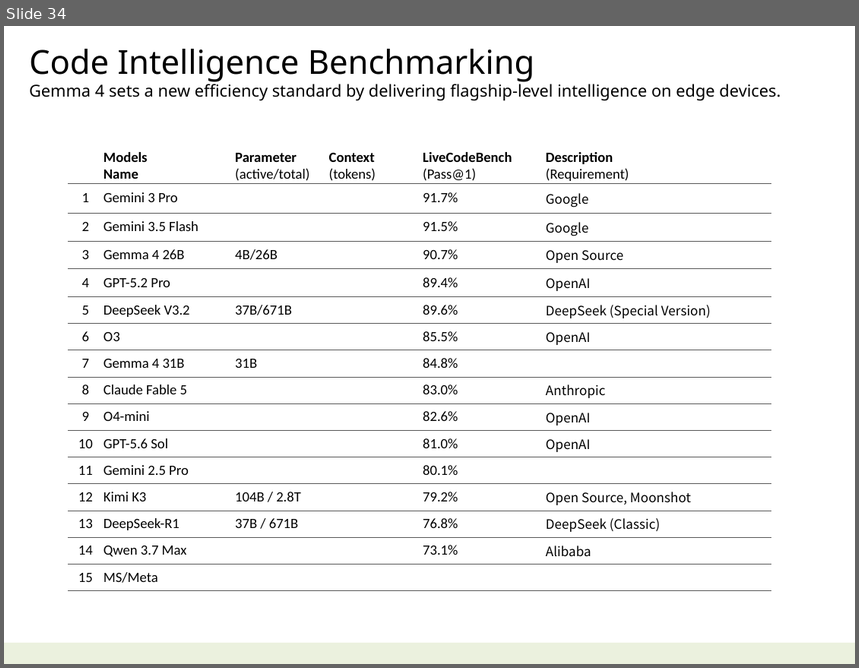
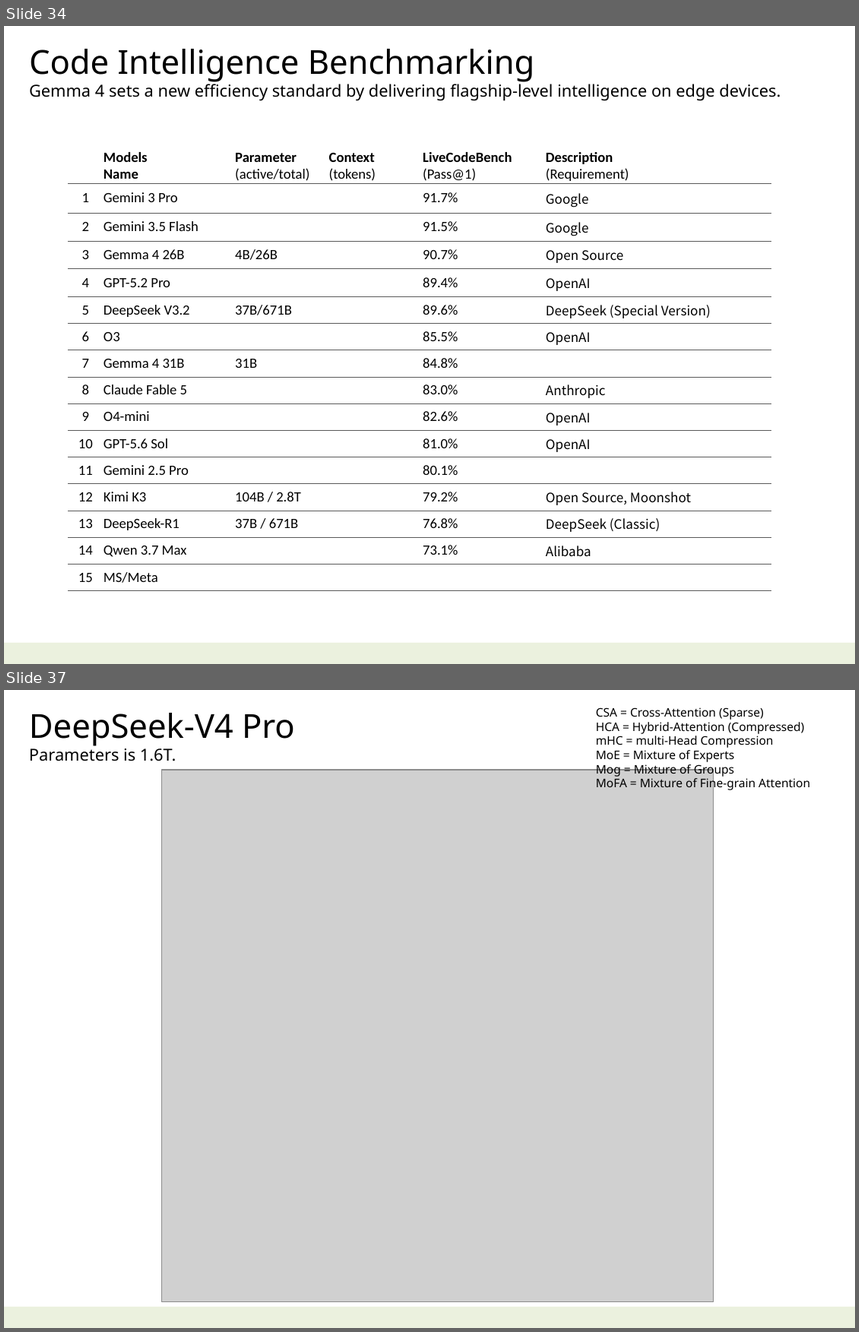
Before and after one commit to navibator/crazy-ai, a slide deck: ai.pptx. Shown one above the other, each under a label of ours: slide 34 before the commit, slides 34 and 37 after it; the slides between them are not shown. The pictures are 859x668 and 859x1332 pixels, drawn with LibreOffice and Linux fonts; fonts in the diff are those of the drawing; grey boxes stand for pictures. Boxes give left, top, right and bottom in pixels: in the first picture for what was removed or moved away, otherwise in the second. Text is boxed around its words. In the diff, an @@ line names an element or a change of style, - is before the commit and + after.

```diff
--- a/ai.pptx
+++ b/ai.pptx
@@ slide 37 added at [4,690,855,1328], background #FFFFFF; not listed: 1 template element that a slide beside it also shows @@
@@ text added at [596,707,810,791], 10 pt, text #000000 @@
+CSA = Cross-Attention (Sparse)
+HCA = Hybrid-Attention (Compressed)
+mHC = multi-Head Compression
+MoE = Mixture of Experts
+Mog = Mixture of Groups
+MoFA = Mixture of Fine-grain Attention
@@ text added at [29,713,295,761], 14 pt, text #000000 @@
+DeepSeek-V4 Pro
+Parameters is 1.6T.
@@ picture added at [161,770,714,1303] @@
```
Also in this commit, not shown: 5 slides changed, 5 other slides added, 3 slides removed.
